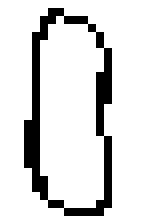
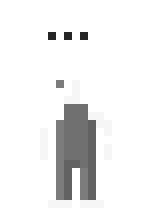
Before/after of a (144, 216) layered artwork. What changed in the layer stack:
added layer "Layer 2 copy" above "Layer 2" over <box>32,8,112,208</box>
hid "Layer 1" over <box>24,8,112,216</box>
